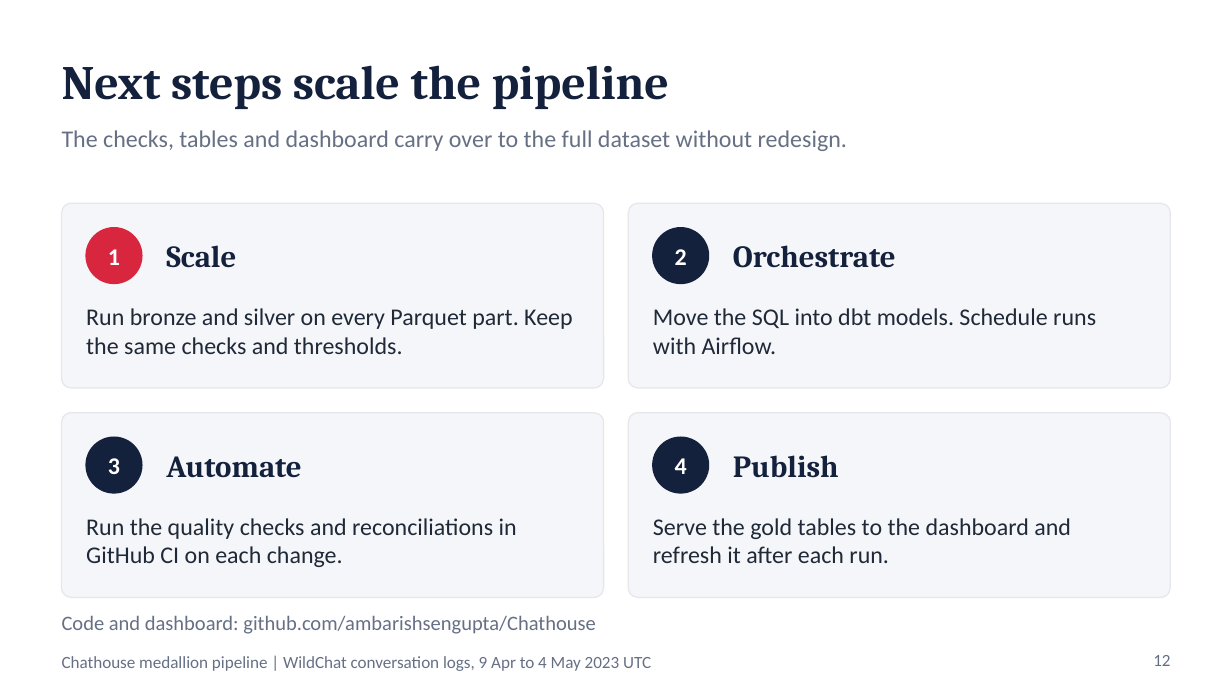
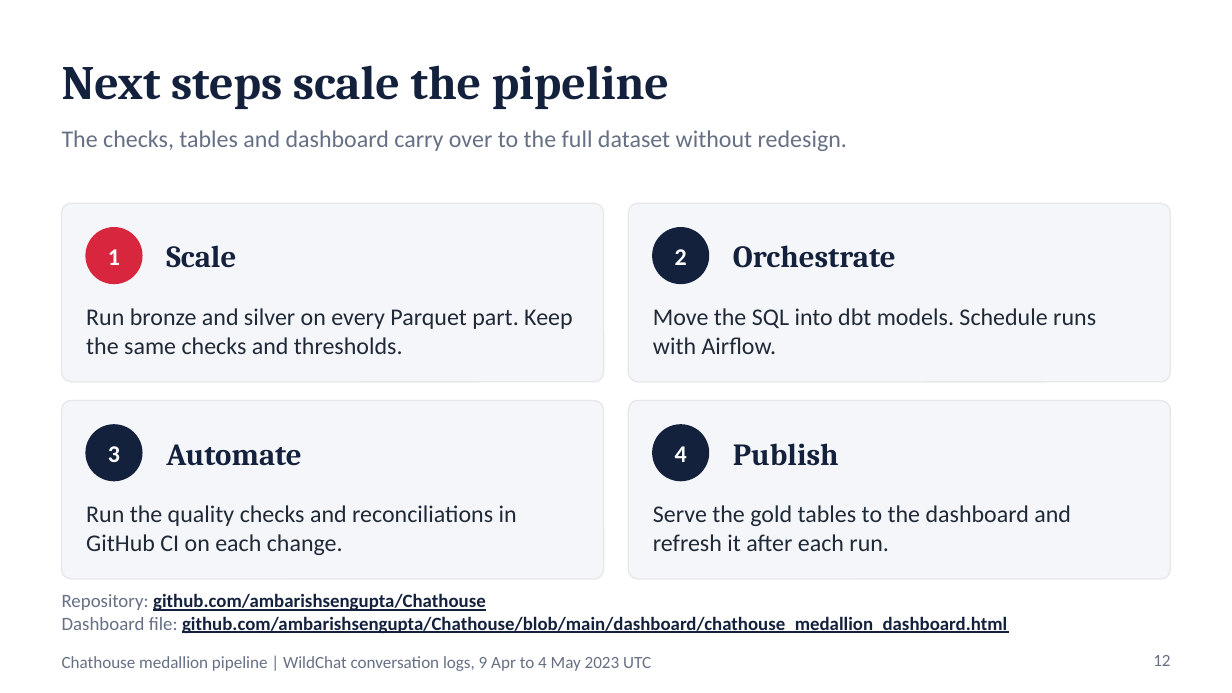
Before and after one commit to ambarishsengupta/Chathouse, a slide deck: slide 12 of presentation/Chathouse_Evaluation_Metrics.pptx. Drawn at 1232x693 pixels with LibreOffice and Linux fonts; fonts in the diff are those of the drawing. Boxes give left, top, right and bottom in pixels: in the first picture for what was removed or moved away, otherwise in the second. Text is boxed around its words. In the diff, an @@ line names an element or a change of style, - is before the commit and + after.

Commit message:
Link the repository and dashboard file in the presentation

```diff
--- a/presentation/Chathouse_Evaluation_Metrics.pptx
+++ b/presentation/Chathouse_Evaluation_Metrics.pptx
@@ rounded rectangle: place and size @@
-rounded rectangle at [62,203,604,388]
+rounded rectangle at [62,203,604,382]
@@ rounded rectangle: place and size @@
-rounded rectangle at [628,203,1170,388]
+rounded rectangle at [628,203,1170,382]
@@ rounded rectangle: place and size @@
-rounded rectangle at [62,413,604,598]
+rounded rectangle at [62,400,604,579]
@@ proportions changed in 4 elements at [62,203,604,382], [628,203,1170,382], [62,400,604,579], [628,400,1170,579] @@
@@ rounded rectangle: place and size @@
-rounded rectangle at [628,413,1170,598]
+rounded rectangle at [628,400,1170,579]
@@ 6 texts, 2 ellipses: place and size @@
-6 texts, 2 ellipses at [86,437,1071,567]
+6 texts, 2 ellipses at [86,425,1071,555]
@@ text at [62,593,1007,633]: text changed; size 12 to 11 pt; text colour #667085 to #14213D; bold on @@
-Code and dashboard: github.com/ambarishsengupta/Chathouse
+Repository: github.com/ambarishsengupta/Chathouse
+Dashboard file: github.com/ambarishsengupta/Chathouse/blob/main/dashboard/chathouse_medallion_dashboard.html
@@ text "Repository: github.com/ambarishsengupta/Chathouse" at [62,593,1007,633]: vertical alignment middle to top @@
```
